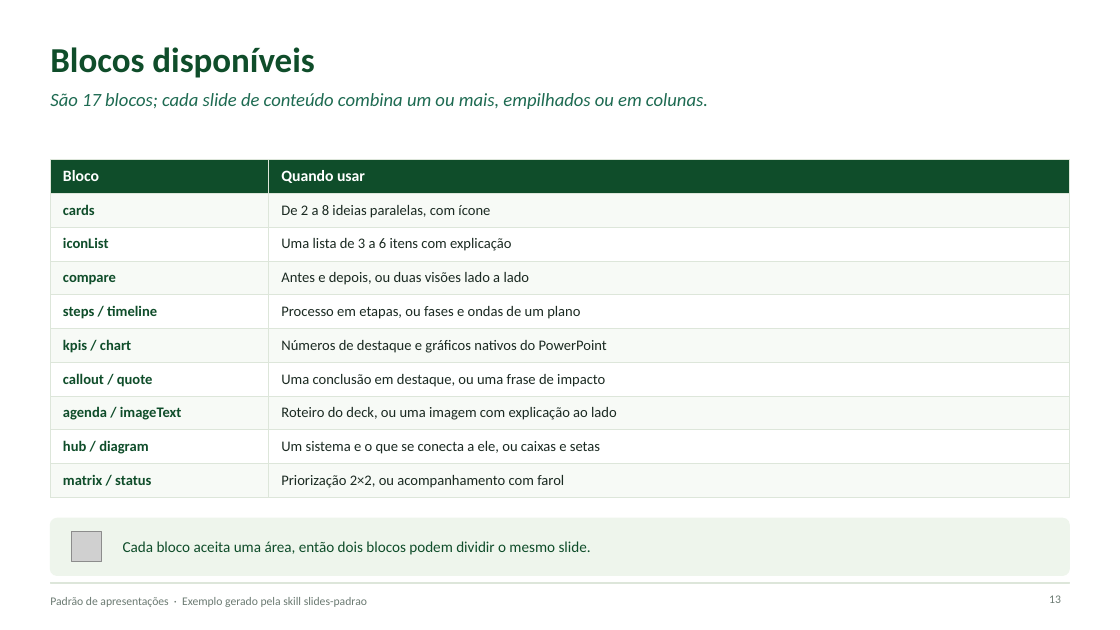
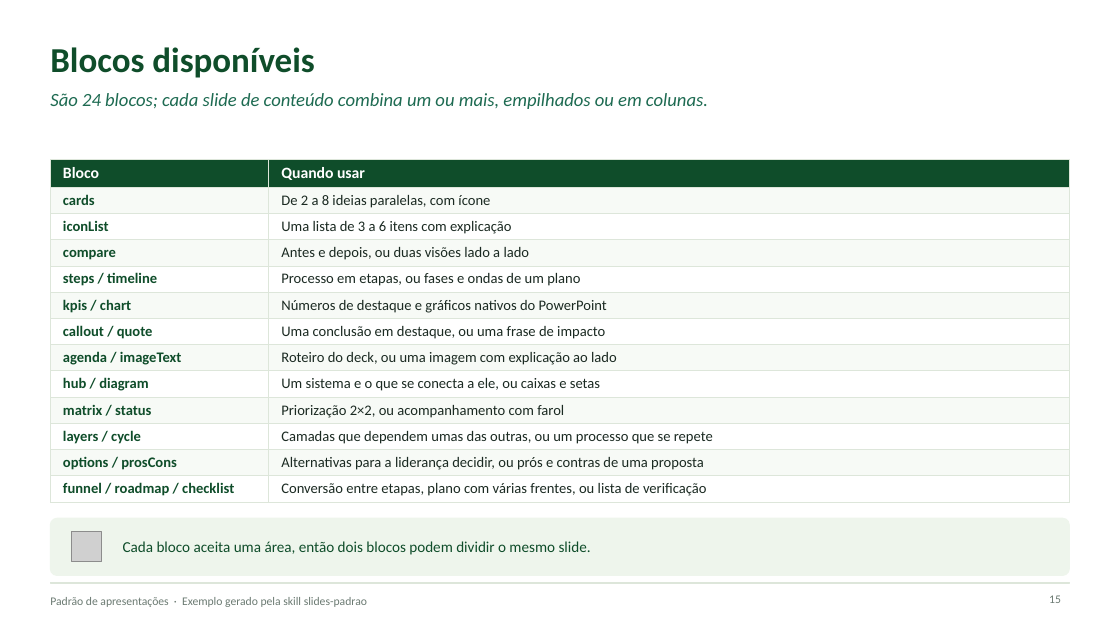
Before and after one commit to elizeuborges/agents-assets, a slide deck: slide 15 of skills/slides-padrao/examples/exemplo.pptx (slide 13 before the commit). Drawn at 1120x630 pixels with LibreOffice and Linux fonts; fonts in the diff are those of the drawing; grey boxes stand for pictures. Boxes give left, top, right and bottom in pixels: in the first picture for what was removed or moved away, otherwise in the second. Text is boxed around its words. In the diff, an @@ line names an element or a change of style, - is before the commit and + after.

Commit message:
feat: blocos novos na slides-padrao, instalador interativo e conferência pelo WSL
slides-padrao:
- Sete blocos novos: layers, cycle, options, prosCons, funnel, roadmap e
  checklist, com limites de itens e avisos de texto longo no gerador.
- Erros de bloco saem com o número do slide.
- Exemplo com 27 slides, um para cada bloco novo.
- Remove blocos-propostos.md, já implementado.
- Configuração do ambiente sai do SKILL.md para references/setup.md,
  lido só no primeiro uso.
- Carlito (OFL) em fonts/ substitui a Calibri na conferência no Linux,
  sem instalar nada.
- No WSL, render.js usa o PowerPoint ou o LibreOffice do Windows,
  convertendo numa pasta temporária do Windows.

Instalador:
- Pergunta o formato: ~/.claude/skills, ~/.agents/skills ou os dois.
- Com os dois, .claude/skills aponta por symlink para .agents/skills.

README: formatos de instalação e opções do instalador; sem a orientação
sobre WSL.

```diff
--- a/skills/slides-padrao/examples/exemplo.pptx
+++ b/skills/slides-padrao/examples/exemplo.pptx
@@ text at <box>50,93,708,109</box>: text changed @@
-São 17 blocos; cada slide de conteúdo combina um ou mais, empilhados ou em colunas.
+São 24 blocos; cada slide de conteúdo combina um ou mais, empilhados ou em colunas.
@@ table at <box>50,160,1070,500</box> @@
+row 11: layers / cycle | Camadas que dependem umas das outras, ou um processo que se repete
+row 12: options / prosCons | Alternativas para a liderança decidir, ou prós e contras de uma proposta
+row 13: funnel / roadmap / checklist | Conversão entre etapas, plano com várias frentes, ou lista de verificação
@@ page number at <box>1049,595,1061,603</box>: text changed @@
-13
+15
```
Also in this commit, not shown: 1 other slide changed, 6 slides added, 17 other files.
